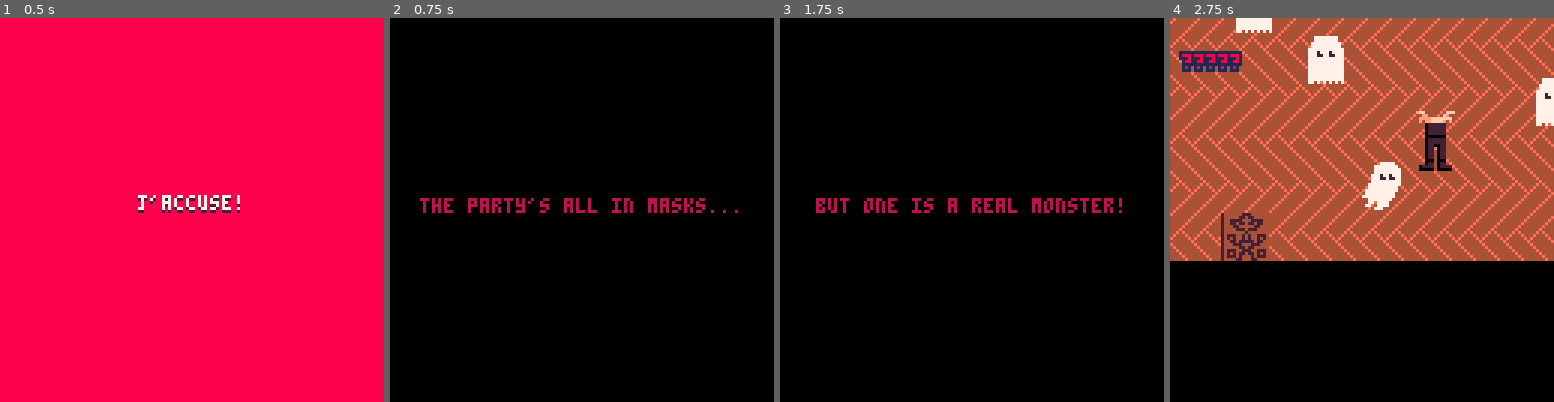
Above: before the commit, frames 1-4 (left to right).
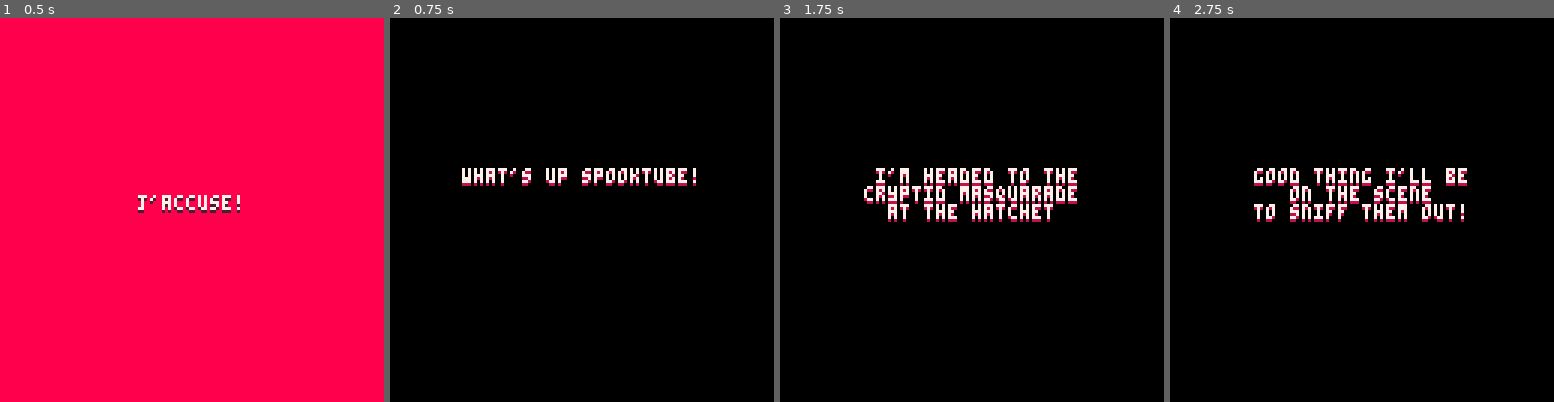
Above: after the commit, the same moments.

Repository: Alfie-Edwards/jaccuse
Game: PICO-8 cartridge game.p8
Same seed, same stepped clock (60 frames per second), same inputs: the game is played once before the commit and once after it.
Inputs (mouse positions are in pixels of both pictures, inside the frame that each line leads up to):
- Up to frame 1 (0.5 s): tap X (X key) at 0.33 s
- Up to frame 2 (0.75 s): click (670, 121) at 0.67 s; tap O (Z key) at 0.7 s
- Up to frame 3 (1.75 s): tap X (X key) at 1.07 s; click (826, 267) at 1.22 s; hold Right from 1.6 s (still down); tap O (Z key) at 1.7 s
- Up to frame 4 (2.75 s): click (1277, 114) at 1.77 s; tap X (X key) at 1.85 s; release Right at 2.1 s; tap O (Z key) at 2.1, 2.5 s; hold Up 2.15-2.42 s; click (1342, 259) at 2.32 s; hold Right from 2.47 s (still down)

Frame 1 is identical in both runs. In frame 2, 2.6% of the frame differs, in the area x 7-91%, y 39-51%; in frame 3, 4.2%; in frame 4, 63%, in the area x 0-100%, y 0-64%.

Commit message:
Update intro text

Diff:
--- a/screens.lua
+++ b/screens.lua
@@ -1,9 +1,10 @@
 function init_screens()
 	scene = "menu"
 	intro_strings = {
-		"the party's all in masks...",
-		"but one is a real monster!",
-		"find it before it eats everyone!",
+		"what's up spooktube!",
+		" i'm headed to the\ncryptid masquarade\n  at the hatchet",
+		"     rumor has it\nsome real life monsters\n    will be there!",
+		"good thing i'll be\n   on the scene\nto sniff them out!",
 	}
 
 	intro_string = nil
@@ -108,7 +109,9 @@
 	cls(0)
 
 	color(12)
-	print_centered(intro_string, 60)
+	print_centered(intro_string, 51)
+	color(7)
+	print_centered(intro_string, 50)
 end
 
 function draw_win_screen()
